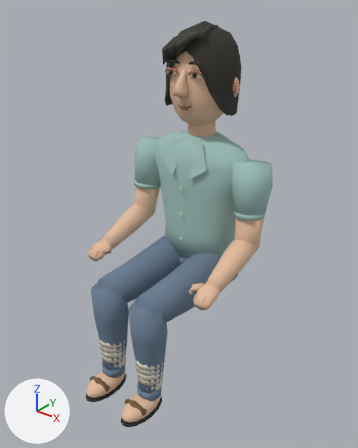
The glTF model assets/characters/baoyu.glb, before and after one commit.
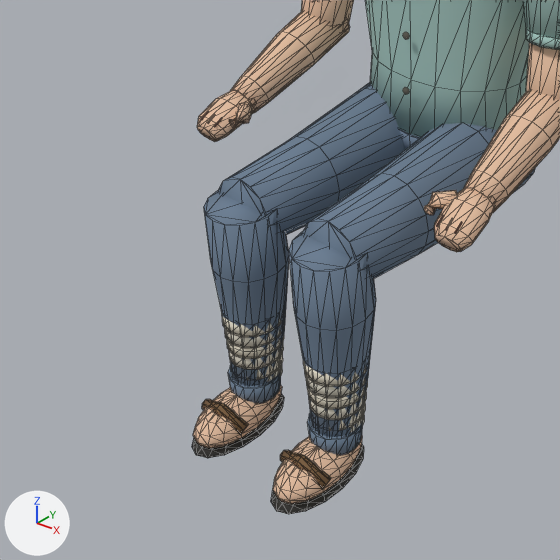
Each version appears first whole from a 50 mm camera at (0.849, -1.167, 1.217) aimed at (0.038, -0.153, 0.589), and next in a close-up on the part from 0% to 70% of the width and 44% to 100% of the height. Lighting does not change. The marker at lower left points along +X, +Y and +Z. The older version's two pictures come first. The close-ups show mesh edges as thin lines. Where no turn or scale is listed for an object, it has been applied to the vertices. Vertices at exactly the same position are counted once.

Objects in the first close-up: 'armL.009_mesh', 'armR.009_mesh', 'body.009_mesh', 'forearmL.009_mesh', 'forearmR.009_mesh', 'legL.009_mesh', 'legR.009_mesh', 'shinL.009_mesh', 'shinR.009_mesh'.
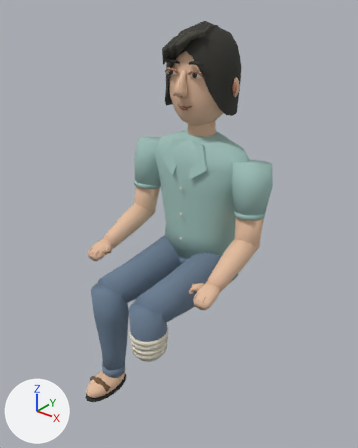
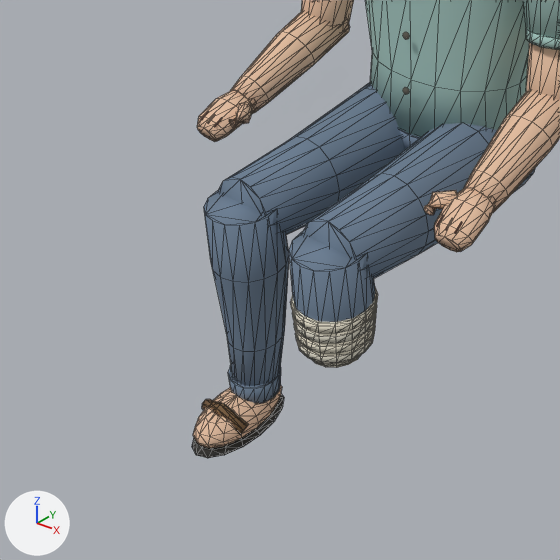
Pixel boxes [x1, y1, x2, y2] of what changed, in the close-ups (560 x 560 px):
```json
{"object": "shinR.009_mesh", "change": "reshaped", "before": [271, 232, 376, 514], "after": [289, 232, 378, 368], "on screen": "15% narrower, 52% shorter"}
{"part": 1, "of": "me_lower_leg_l_009", "change": "deleted", "before": [222, 316, 285, 382]}
{"part": 2, "of": "me_lower_leg_r_009", "change": "added", "after": [315, 354, 362, 368], "on screen": "mostly hidden"}
{"part": 3, "of": "me_lower_leg_r_009", "change": "added", "after": [291, 293, 378, 333]}
{"part": 4, "of": "me_lower_leg_r_009", "change": "added", "after": [292, 306, 377, 343]}
{"part": 5, "of": "me_lower_leg_r_009", "change": "added", "after": [294, 317, 376, 353]}
{"part": 6, "of": "me_lower_leg_r_009", "change": "added", "after": [295, 328, 375, 363]}
{"part": 7, "of": "me_lower_leg_r_009", "change": "added", "after": [291, 287, 377, 366]}
{"part": 8, "of": "me_lower_leg_r_009", "change": "deleted", "before": [271, 361, 370, 514]}
{"part": 9, "of": "me_lower_leg_r_009", "change": "deleted", "before": [294, 303, 376, 437], "on screen": "blue"}
```

Scene script edits in JSON lines:
```json
{"block": "me_lower_leg_l_009", "where": "# used by ob_shinl_009_mesh; location = (-0.076, -0.342, 0.401)"}
{"op": "remove", "block": "me_lower_leg_l_009", "code": "me_lower_leg_l_009.from_pydata(...)  # 484 vertices, 924 faces; spans x -0.051..0.051, y -0.116..0.06, z -0.342..0.015"}
{"op": "add", "block": "me_lower_leg_l_009", "code": "me_lower_leg_l_009.from_pydata(...)  # 316 vertices, 612 faces; spans x -0.051..0.051, y -0.116..0.06, z -0.342..0.015"}
{"block": "me_lower_leg_l_009", "change": "me_lower_leg_l_009 part 1: 6 loose pieces with 168 vertices, spanning x -0.041..0.041, y -0.039..0.051, z -0.272..-0.15, are deleted"}
{"block": "me_lower_leg_r_009", "where": "# used by ob_shinr_009_mesh; location = (0.076, -0.342, 0.401)"}
{"op": "remove", "block": "me_lower_leg_r_009", "code": "me_lower_leg_r_009.from_pydata(...)  # 484 vertices, 924 faces; spans x -0.051..0.051, y -0.116..0.06, z -0.342..0.015"}
{"op": "add", "block": "me_lower_leg_r_009", "code": "me_lower_leg_r_009.from_pydata(...)  # 338 vertices, 648 faces; spans x -0.053..0.053, y -0.052..0.063, z -0.155..0.015"}
{"block": "me_lower_leg_r_009", "change": "me_lower_leg_r_009 part 2: a new loose piece, a UV sphere (16 segments, 8 rings, poles along z) spanning x -0.039..0.039, y -0.035..0.047, z -0.155..-0.129, in mat_illustrated_linen___vertex_colour"}
{"block": "me_lower_leg_r_009", "change": "me_lower_leg_r_009 part 3: a new loose piece, a 16-sided cylinder along z spanning x -0.053..0.053, y -0.051..0.063, z -0.078..-0.067, in mat_illustrated_linen___vertex_colour"}
{"block": "me_lower_leg_r_009", "change": "me_lower_leg_r_009 part 4: a new loose piece, a 16-sided cylinder along z spanning x -0.052..0.052, y -0.05..0.061, z -0.094..-0.084, in mat_illustrated_linen___vertex_colour"}
{"block": "me_lower_leg_r_009", "change": "me_lower_leg_r_009 part 5: a new loose piece, a 16-sided cylinder along z spanning x -0.051..0.051, y -0.048..0.06, z -0.111..-0.1, in mat_illustrated_linen___vertex_colour"}
{"block": "me_lower_leg_r_009", "change": "me_lower_leg_r_009 part 6: a new loose piece, a 16-sided cylinder along z spanning x -0.05..0.05, y -0.047..0.059, z -0.128..-0.117, in mat_illustrated_linen___vertex_colour"}
{"block": "me_lower_leg_r_009", "change": "me_lower_leg_r_009 part 7: a new loose piece of 48 vertices spanning x -0.053..0.053, y -0.05..0.062, z -0.142..-0.063, in mat_illustrated_linen___vertex_colour"}
{"block": "me_lower_leg_r_009", "change": "me_lower_leg_r_009 part 8: 10 loose pieces with 420 vertices, spanning x -0.042..0.042, y -0.116..0.051, z -0.342..-0.15, are deleted"}
{"block": "me_lower_leg_r_009", "change": "me_lower_leg_r_009 part 9: 32 vertices removed from x -0.038..0.038, y -0.034..0.049, z -0.305..-0.2"}
{"block": "me_lower_leg_r_009", "change": "other edits to the shape of me_lower_leg_r_009 do not show in these pictures"}
```
